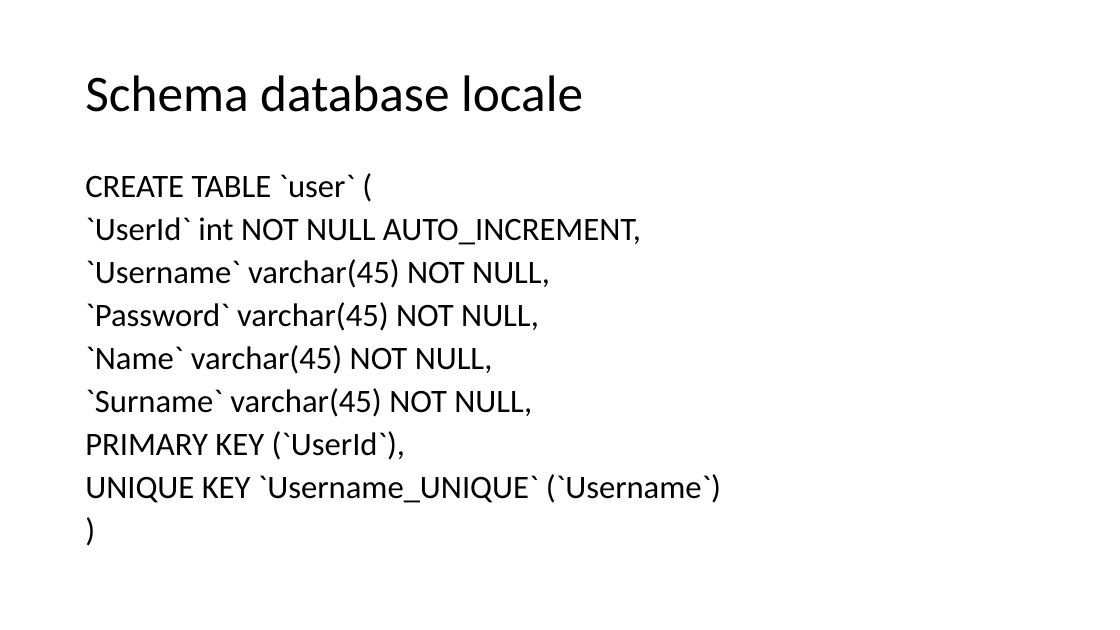
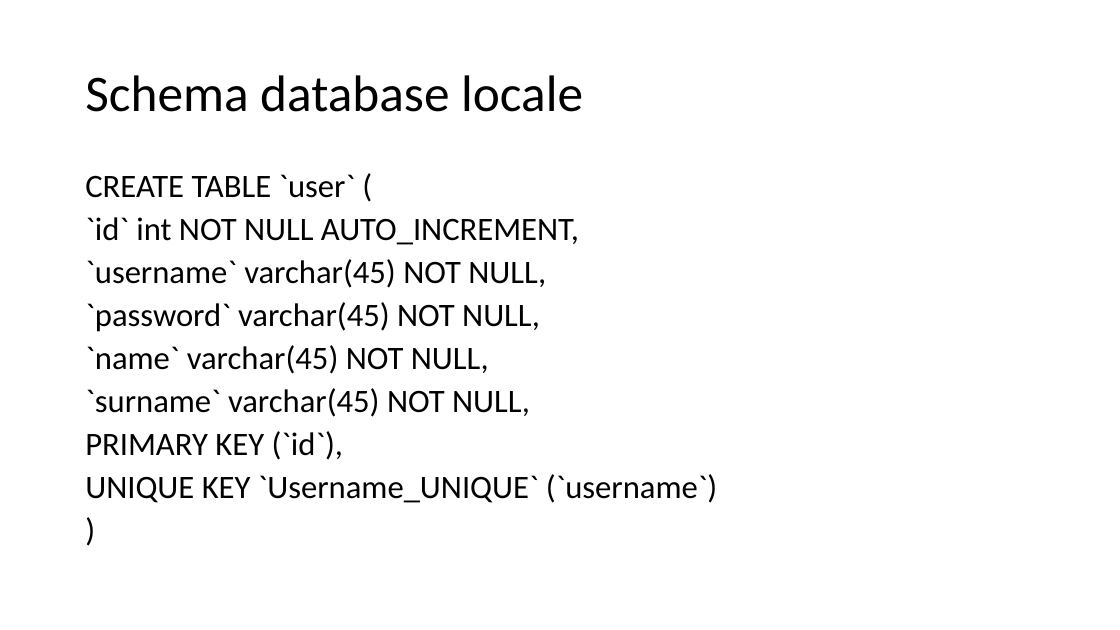
Before and after one commit to Trixyz28/TIW-ImgCatalog, a slide deck: slide 6 of Documents/TIWProject.pptx (slide 5 before the commit). Drawn at 1120x630 pixels with LibreOffice and Linux fonts; fonts in the diff are those of the drawing. Boxes give left, top, right and bottom in pixels: in the first picture for what was removed or moved away, otherwise in the second. Text is boxed around its words. In the diff, an @@ line names an element or a change of style, - is before the commit and + after.

```diff
--- a/Documents/TIWProject.pptx
+++ b/Documents/TIWProject.pptx
@@ text at (x1=85, y1=217, x2=717, y2=503): text changed @@
-`UserId` int NOT NULL AUTO_INCREMENT,
-`Username` varchar(45) NOT NULL,
-`Password` varchar(45) NOT NULL,
-`Name` varchar(45) NOT NULL,
-`Surname` varchar(45) NOT NULL,
-PRIMARY KEY (`UserId`),
-UNIQUE KEY `Username_UNIQUE` (`Username`)
+`id` int NOT NULL AUTO_INCREMENT,
+`username` varchar(45) NOT NULL,
+`password` varchar(45) NOT NULL,
+`name` varchar(45) NOT NULL,
+`surname` varchar(45) NOT NULL,
+PRIMARY KEY (`id`),
+UNIQUE KEY `Username_UNIQUE` (`username`)
```
Also in this commit, not shown: 2 other slides changed, 9 slides added, 2 slides removed, 11 other files.
